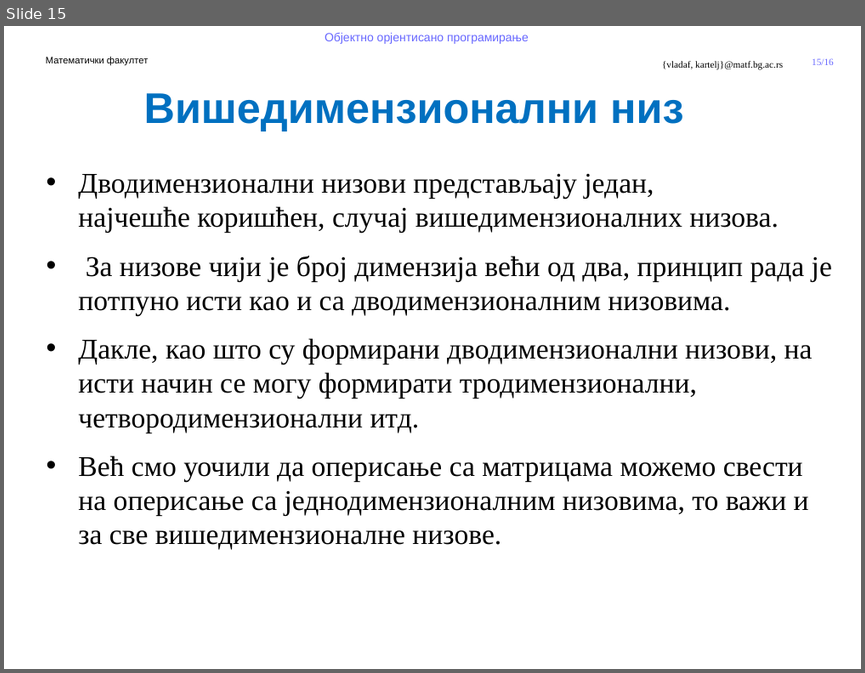
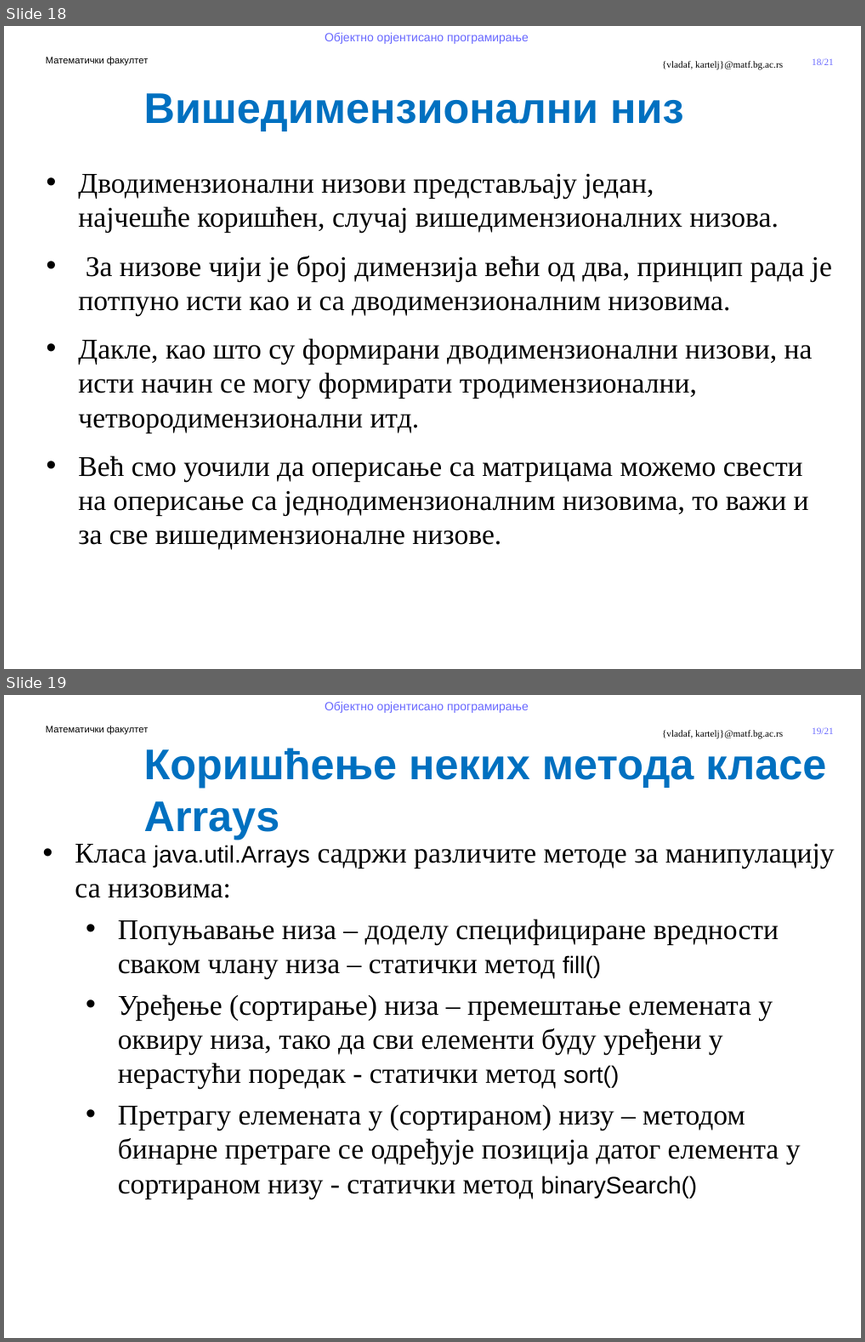
Before and after one commit to MatfOOP/OOP, a slide deck: predavanja/prezentacije/OOP08-Nizovi u Javi.pptx. Shown one above the other, each under a label of ours: slide 15 before the commit, slides 18 and 19 after it. The pictures are 865x673 and 865x1342 pixels, drawn with LibreOffice and Linux fonts; fonts in the diff are those of the drawing; background and template pictures are left out. Boxes give left, top, right and bottom in pixels: in the first picture for what was removed or moved away, otherwise in the second. Text is boxed around its words. In the diff, an @@ line names an element or a change of style, - is before the commit and + after.

```diff
--- a/predavanja/prezentacije/OOP08-Nizovi u Javi.pptx
+++ b/predavanja/prezentacije/OOP08-Nizovi u Javi.pptx
@@ slide 19 added at (4, 695, 861, 1338), background #FFFFFF; not listed: 5 template elements that a slide beside it also shows @@
@@ text added at (144, 748, 826, 839), 36 pt, text #0070C0, bold @@
+Коришћење неких метода класе Arrays
@@ text added at (75, 843, 834, 1198), 24 pt, text #000000 @@
+• Класа java.util.Arrays садржи различите методе за манипулацију са низовима:
+  • Попуњавање низа – доделу специфициране вредности сваком члану низа – статички метод fill()
+  • Уређење (сортирање) низа – премештање елемената у оквиру низа, тако да сви елементи буду уређени у нерастући поредак - статички метод sort()
+  • Претрагу елемената у (сортираном) низу – методом бинарне претраге се одређује позиција датог елемента у сортираном низу - статички метод binarySearch()
@@ what was slide 15 is now slide 18 @@
@@ page number at (812, 58, 834, 65): text changed @@
-15/16
+18/21
```
Also in this commit, not shown: 4 other slides added, 27 other files.
